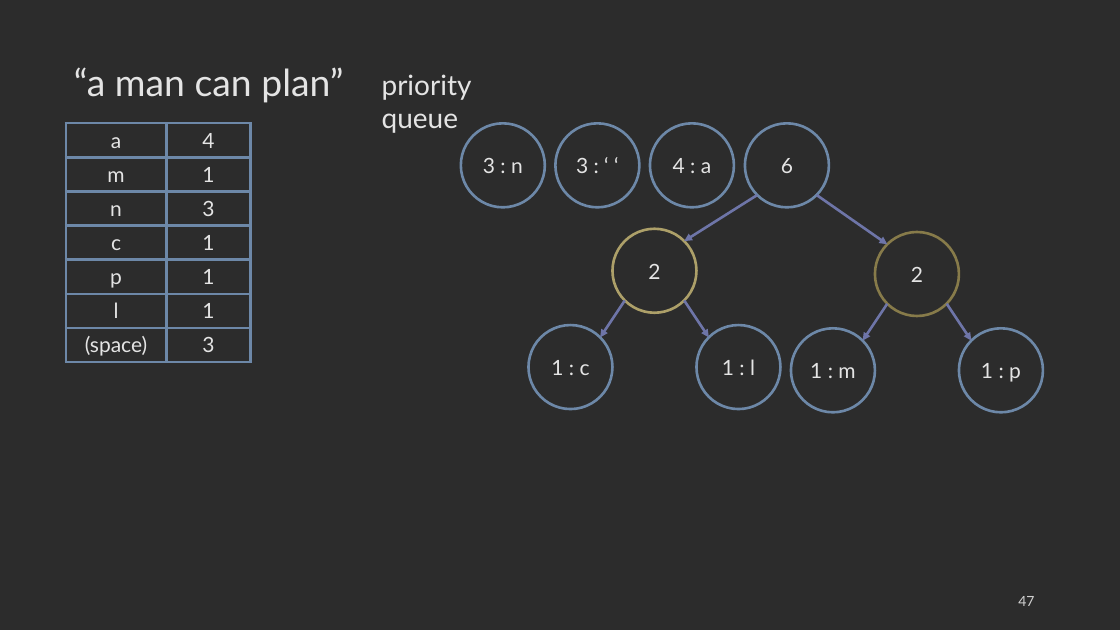
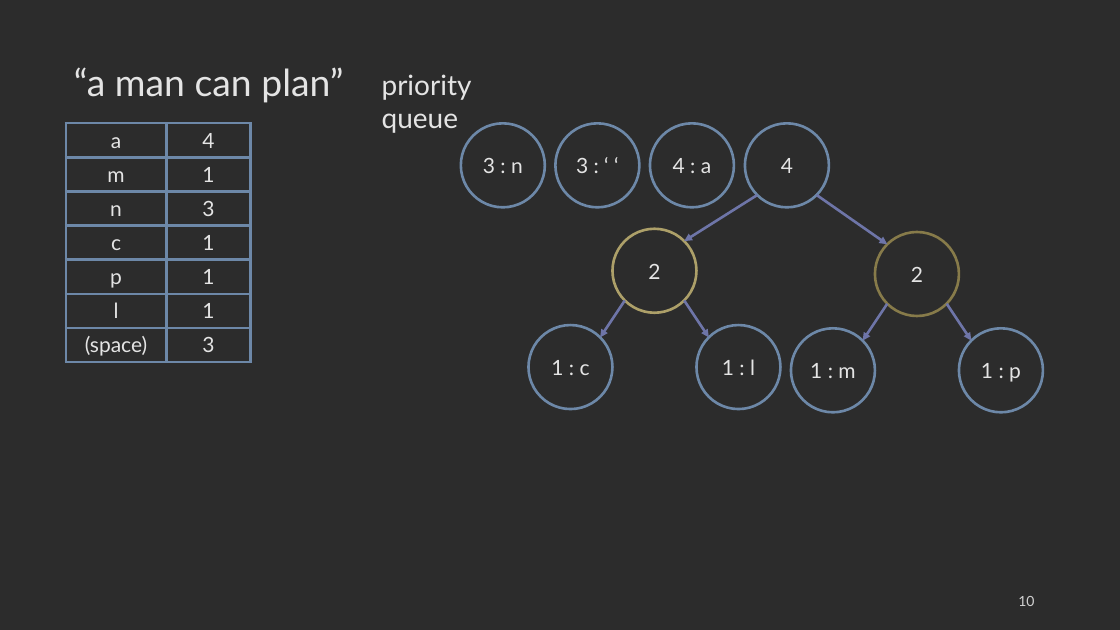
Before and after one commit to COP3530/edugator-content, a slide deck: slide 10 of greedy-algorithms/greedy-algorithms/images-ppt.pptx (slide 47 before the commit). Drawn at 1120x630 pixels with LibreOffice and Linux fonts; fonts in the diff are those of the drawing. Boxes give left, top, right and bottom in pixels: in the first picture for what was removed or moved away, otherwise in the second. Text is boxed around its words. In the diff, an @@ line names an element or a change of style, - is before the commit and + after.

```diff
--- a/greedy-algorithms/greedy-algorithms/images-ppt.pptx
+++ b/greedy-algorithms/greedy-algorithms/images-ppt.pptx
@@ text in ellipse at <box>781,158,793,173</box>: text changed @@
-6
+4
@@ page number at <box>1018,596,1034,606</box>: text changed @@
-47
+10
```
Also in this commit, not shown: 11 other slides changed, 4 other files.
